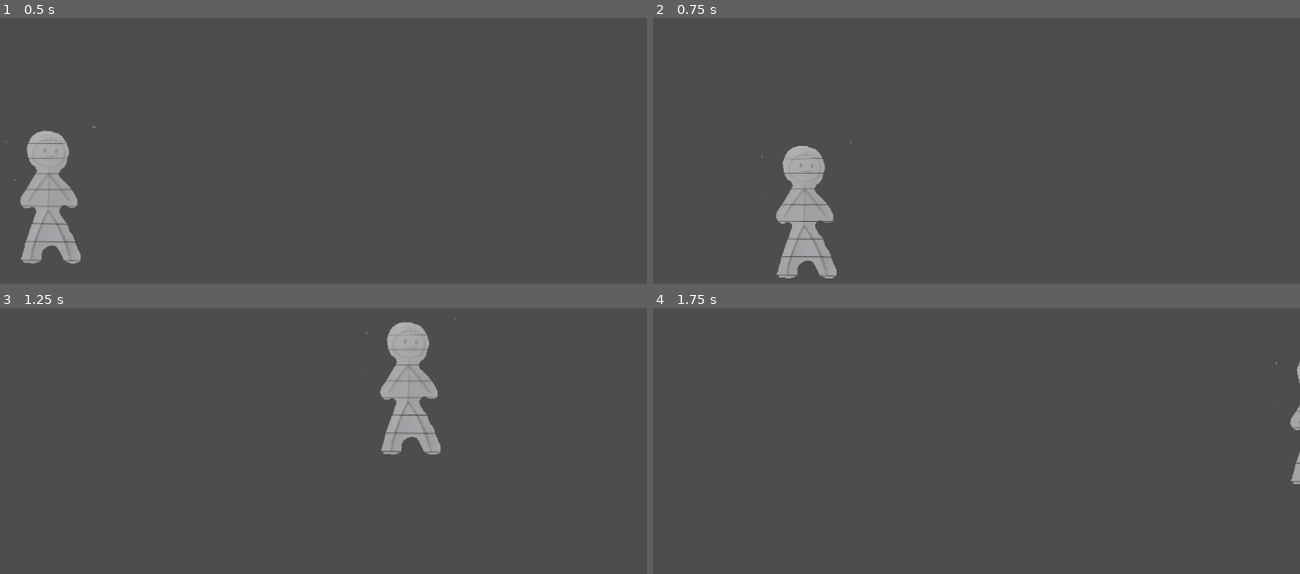
Above: before the commit, frames 1-4 (two rows, left to right).
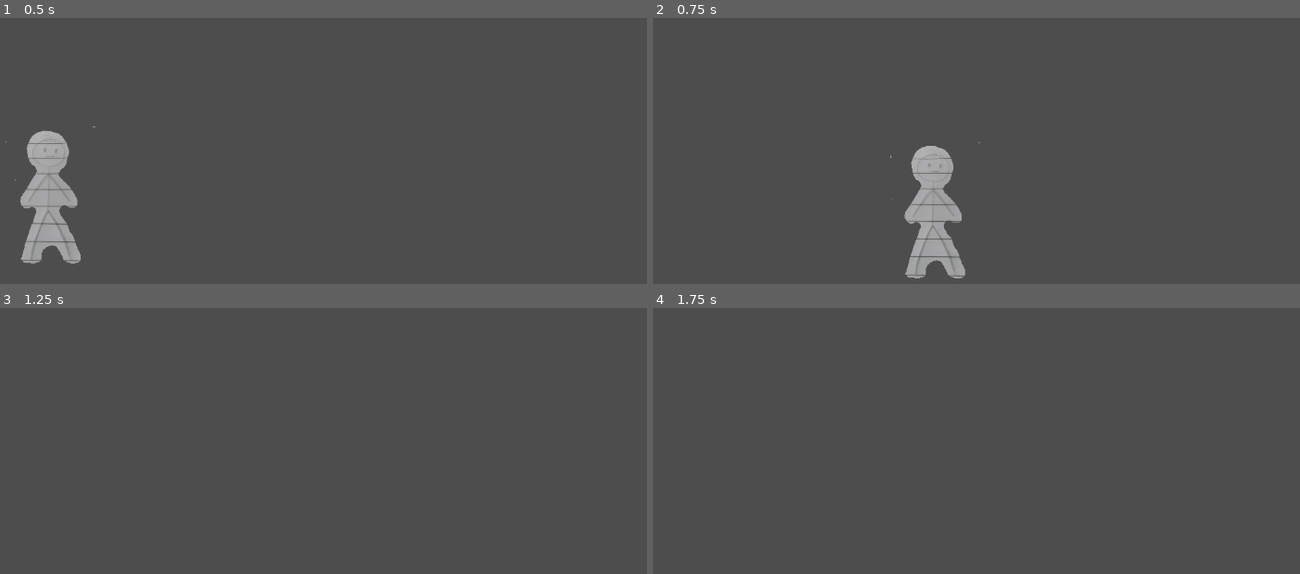
Above: after the commit, the same moments.

Repository: Andra-sun/PaperJump
Game: Godot game, scene res://scene/node_2d.tscn
Same seed, same stepped clock (60 frames per second), same inputs: the game is played once before the commit and once after it.
Inputs:
- Up to frame 1 (0.5 s): no input
- Up to frame 2 (0.75 s): tap Enter (ui_accept) at 0.5 s; hold Right (ui_right) from 0.53 s (still down)
- Up to frame 3 (1.25 s): keep holding Right (ui_right); tap Enter (ui_accept) at 0.77 s
- Up to frame 4 (1.75 s): keep holding Right (ui_right); tap Enter (ui_accept) at 1.52 s

Frame 1 is identical in both runs. In frame 2, 5.8% of the frame differs, in the area x 16-51%, y 46-98%; in frame 3, 2.9%; in frame 4, 0.2%.

Commit message:
Update CharacterBody2D.gd

Diff:
--- a/script/CharacterBody2D.gd
+++ b/script/CharacterBody2D.gd
@@ -1,8 +1,8 @@
 extends CharacterBody2D
 
 
-const SPEED = 800.0
-const JUMP_VELOCITY = -600.0
+const SPEED = 1800.0
+const JUMP_VELOCITY = -900.0
 
 # Get the gravity from the project settings to be synced with RigidBody nodes.
 var gravity = ProjectSettings.get_setting("physics/2d/default_gravity")
